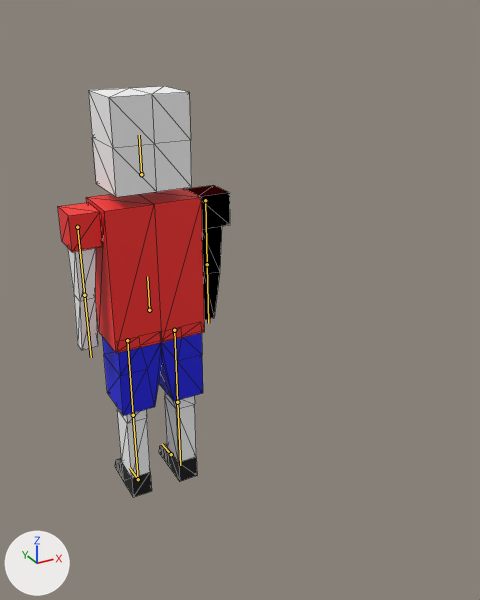
Renders of the glTF model public/3d-models/fighter/footballPlayer.glb from each side of a commit.
Camera for both pictures: a 50 mm camera at (-1.58, -4.23, 4.29) aimed at (0.39, -0.65, 2.5). Every picture has the same lights, and +X, +Y and +Z are marked at lower left. The bones that change are drawn over the model as lines. Mesh edges are drawn as thin lines.
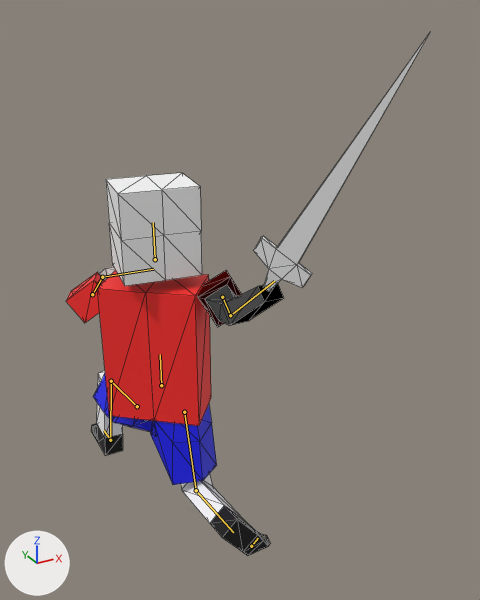
The newer file adds an action. The first version stands in its rest pose; the second is drawn at frame 1 of the action 'shielding'.

Changed parts and their boxes (x1, y1, x2, y2) in the pictures (480 x 600 px):
'Cube.001', posed
    before: (86, 188, 205, 353)
    after: (97, 270, 211, 426)
'Cube', posed (8% narrower)
    before: (88, 86, 192, 197)
    after: (106, 173, 202, 286)
'Cube.002', posed
    before: (102, 333, 203, 497)
    after: (91, 371, 271, 555)
'Cube.005', now drawn
    after: (254, 34, 429, 292)
'Cube.004', posed (93% wider, 57% shorter)
    before: (186, 185, 230, 320)
    after: (198, 270, 284, 327)
'Cube.003', posed
    before: (58, 203, 103, 350)
    after: (66, 267, 115, 323)
bone 'Bone', root to tip
    before: (149, 310) to (147, 276)
    after: (161, 385) to (160, 354)
bone 'Bone.006', root to tip
    before: (77, 227) to (84, 295)
    after: (92, 294) to (102, 277)
bone 'Bone.011', root to tip
    before: (84, 295) to (91, 357)
    after: (102, 277) to (153, 269)
bone 'Bone.013', root to tip
    before: (205, 200) to (207, 264)
    after: (222, 297) to (230, 315)
bone 'Bone.014', root to tip
    before: (207, 264) to (208, 323)
    after: (230, 315) to (274, 281)
bone 'Bone.012', root to tip
    before: (141, 174) to (139, 135)
    after: (155, 259) to (153, 222)
bone 'Bone.002', root to tip
    before: (174, 330) to (177, 402)
    after: (184, 412) to (196, 490)
bone 'Bone.003', root to tip
    before: (177, 402) to (180, 465)
    after: (196, 490) to (233, 532)
bone 'Bone.005', root to tip
    before: (171, 454) to (162, 444)
    after: (251, 546) to (258, 538)
bone 'Bone.007', root to tip
    before: (127, 340) to (133, 415)
    after: (137, 406) to (111, 381)
bone 'Bone.008', root to tip
    before: (133, 415) to (138, 479)
    after: (111, 381) to (110, 440)
bone 'Bone.009', root to tip
    before: (138, 479) to (129, 467)
    after: (110, 440) to (104, 430)

The change, as a list of edits to the scene's bpy script:
```text
Change bone_bone:
    where bone_bone = bpy.data.objects['CharacterArmature'].pose.bones['Bone']
    bone_bone.location: (0.0, 0.0, 0.0) -> (0.0, -0.561, 0.166)
    bone_bone.rotation_quaternion: (1.0, 0.0, 0.0, 0.0) -> (0.94, 0.0, -0.34, 0.0)  # degrees (0, 0, 0) -> degrees (0, -40, 0)
Change bone_bone_006:
    where bone_bone_006 = bpy.data.objects['CharacterArmature'].pose.bones['Bone.006']  # child of 'Bone'
    bone_bone_006.rotation_quaternion: (1.0, 0.0, 0.0, 0.0) -> (-0.703, -0.548, -0.26, -0.371)  # degrees (0, 0, 0) -> degrees (75, -2, 54)
Change bone_bone_011:
    where bone_bone_011 = bpy.data.objects['CharacterArmature'].pose.bones['Bone.011']  # child of 'Bone.006'
    bone_bone_011.rotation_quaternion: (1.0, 0.0, 0.0, 0.0) -> (0.898, 0.364, 0.11, -0.221)  # degrees (0, 0, 0) -> degrees (40, 21, -20)
Change bone_bone_013:
    where bone_bone_013 = bpy.data.objects['CharacterArmature'].pose.bones['Bone.013']  # child of 'Bone'
    bone_bone_013.rotation_quaternion: (1.0, 0.0, 0.0, 0.0) -> (0.641, -0.697, 0.064, -0.314)  # degrees (0, 0, 0) -> degrees (-89, -21, -32)
Change bone_bone_014:
    where bone_bone_014 = bpy.data.objects['CharacterArmature'].pose.bones['Bone.014']  # child of 'Bone.013'
    bone_bone_014.rotation_quaternion: (1.0, 0.0, 0.0, 0.0) -> (0.904, -0.213, -0.165, -0.331)  # degrees (0, 0, 0) -> degrees (-18, -26, -36)
Change bone_bone_012:
    where bone_bone_012 = bpy.data.objects['CharacterArmature'].pose.bones['Bone.012']  # child of 'Bone'
    bone_bone_012.rotation_quaternion: (1.0, 0.0, 0.0, 0.0) -> (0.962, 0.0, 0.275, 0.0)  # degrees (0, 0, 0) -> degrees (0, 32, 0)
Change bone_bone_002:
    where bone_bone_002 = bpy.data.objects['CharacterArmature'].pose.bones['Bone.002']  # child of 'Bone'
    bone_bone_002.rotation_quaternion: (1.0, 0.0, 0.0, 0.0) -> (0.992, -0.098, 0.0, -0.082)  # degrees (0, 0, 0) -> degrees (-11, -1, -9)
Change bone_bone_003:
    where bone_bone_003 = bpy.data.objects['CharacterArmature'].pose.bones['Bone.003']  # child of 'Bone.002'
    bone_bone_003.rotation_quaternion: (1.0, 0.0, 0.0, 0.0) -> (0.751, -0.508, 0.0, -0.422)  # degrees (0, 0, 0) -> degrees (-58, -25, -45)
Change bone_bone_005:
    where bone_bone_005 = bpy.data.objects['CharacterArmature'].pose.bones['Bone.005']  # child of 'Bone.004'
    bone_bone_005.rotation_quaternion: (1.0, 0.0, 0.0, 0.0) -> (0.82, 0.441, 0.364, 0.036)  # degrees (0, 0, 0) -> degrees (65, 34, 27)
Change bone_bone_007:
    where bone_bone_007 = bpy.data.objects['CharacterArmature'].pose.bones['Bone.007']  # child of 'Bone'
    bone_bone_007.rotation_quaternion: (1.0, 0.0, 0.0, 0.0) -> (-0.761, -0.498, 0.0, -0.414)  # degrees (0, 0, 0) -> degrees (56, -24, 44)
Change bone_bone_008:
    where bone_bone_008 = bpy.data.objects['CharacterArmature'].pose.bones['Bone.008']  # child of 'Bone.007'
    bone_bone_008.rotation_quaternion: (1.0, 0.0, 0.0, 0.0) -> (0.746, -0.589, -0.245, -0.191)  # degrees (0, 0, 0) -> degrees (-77, -36, 0)
Change bone_bone_009:
    where bone_bone_009 = bpy.data.objects['CharacterArmature'].pose.bones['Bone.009']  # child of 'Bone.008'
    bone_bone_009.rotation_quaternion: (1.0, 0.0, 0.0, 0.0) -> (0.997, -0.057, -0.047, -0.004)  # degrees (0, 0, 0) -> degrees (-7, -5, 0)
```
